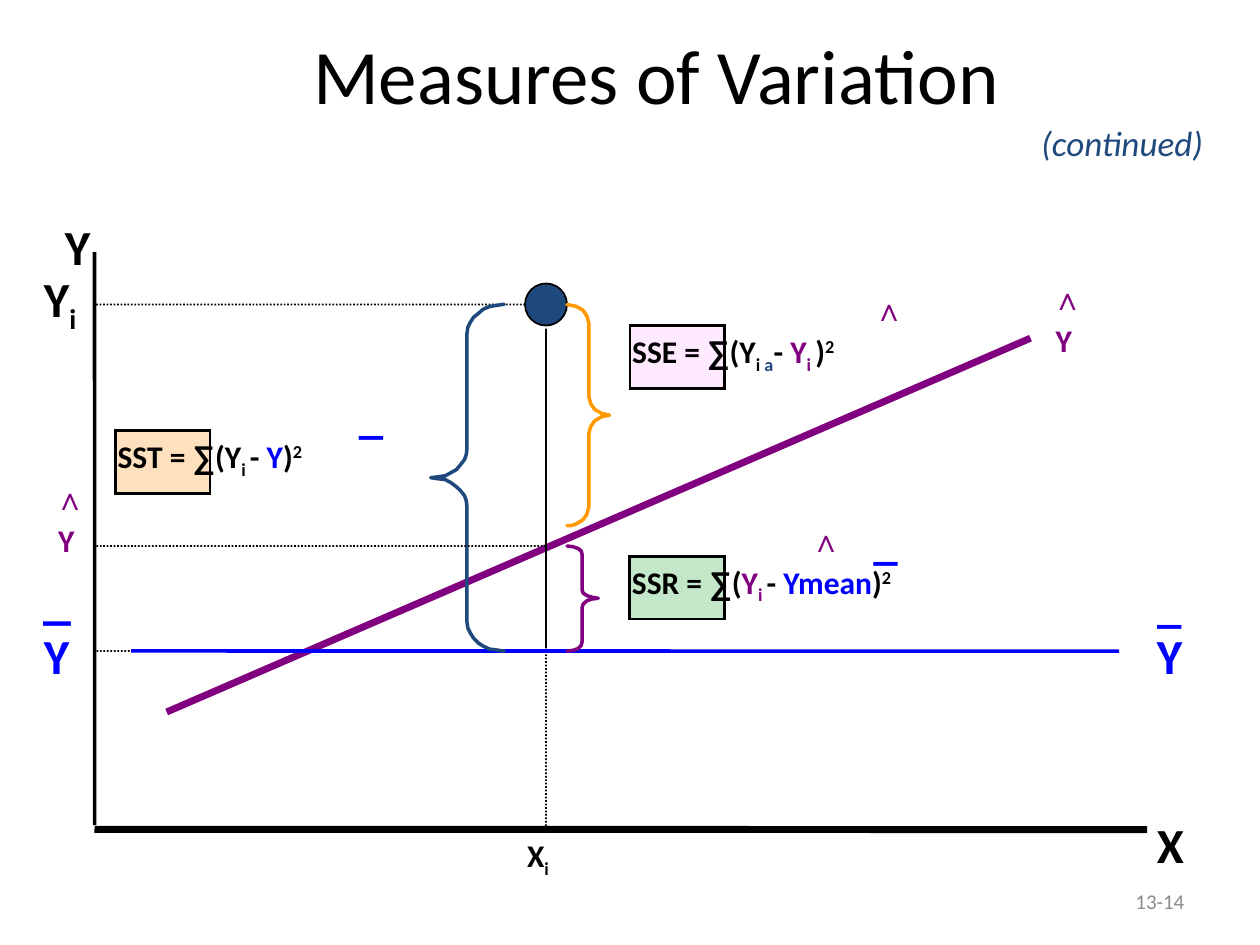
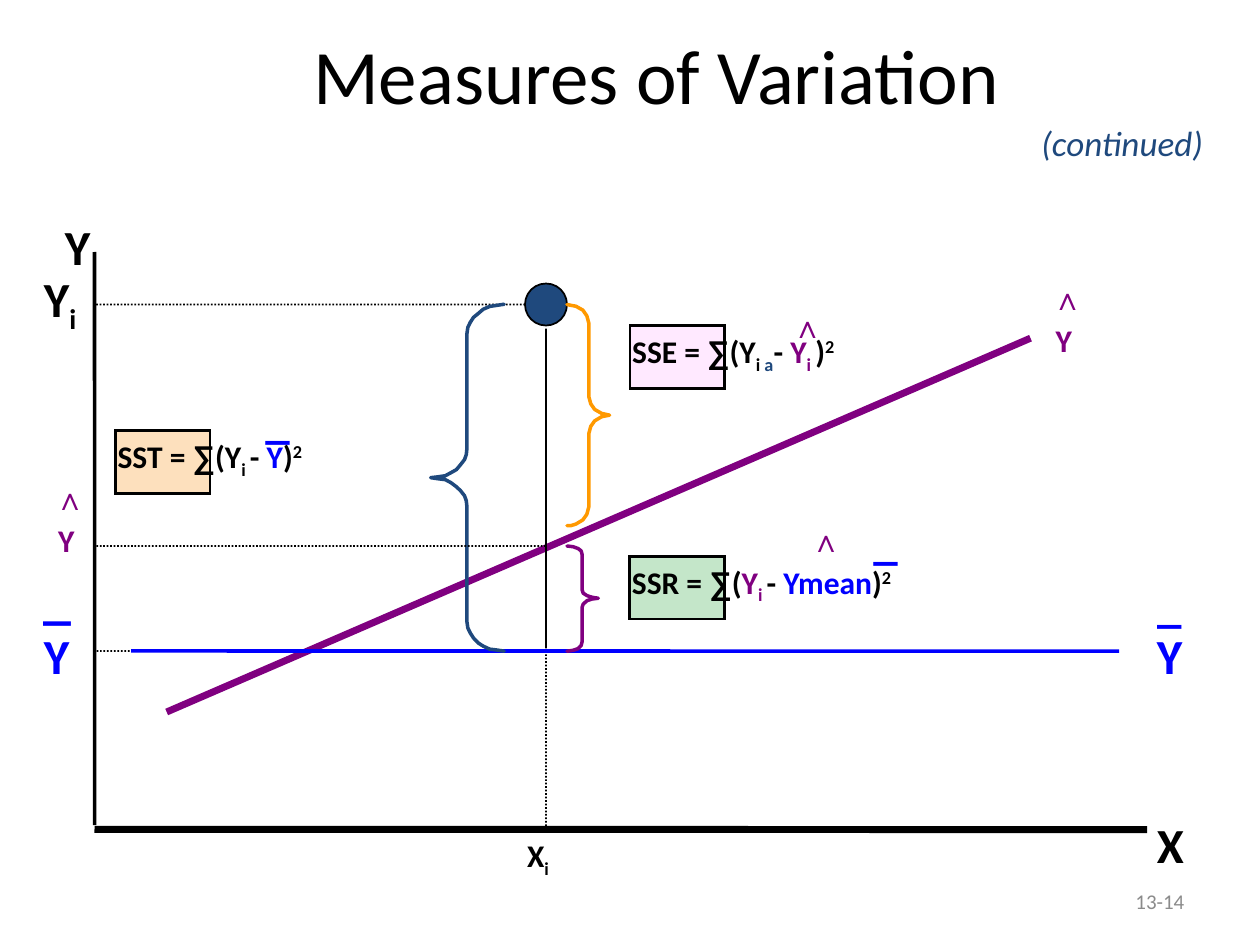
Before and after one commit to Bikash-prog/HH-PA2609, a slide deck: slide 14 of 24_LR/Regression Analytics2.pptx. Drawn at 1260x945 pixels with LibreOffice and Linux fonts; fonts in the diff are those of the drawing. Boxes give left, top, right and bottom in pixels: in the first picture for what was removed or moved away, otherwise in the second. Text is boxed around its words. In the diff, an @@ line names an element or a change of style, - is before the commit and + after.

```diff
--- a/24_LR/Regression Analytics2.pptx
+++ b/24_LR/Regression Analytics2.pptx
@@ text "∧": place and size @@
-text "∧" at (861,284,1009,346)
+text "∧" at (780,301,929,364)
@@ text "_": place and size @@
-text "_" at (346,378,430,449)
+text "_" at (253,383,336,454)
```
Also in this commit, not shown: 5 other files.
